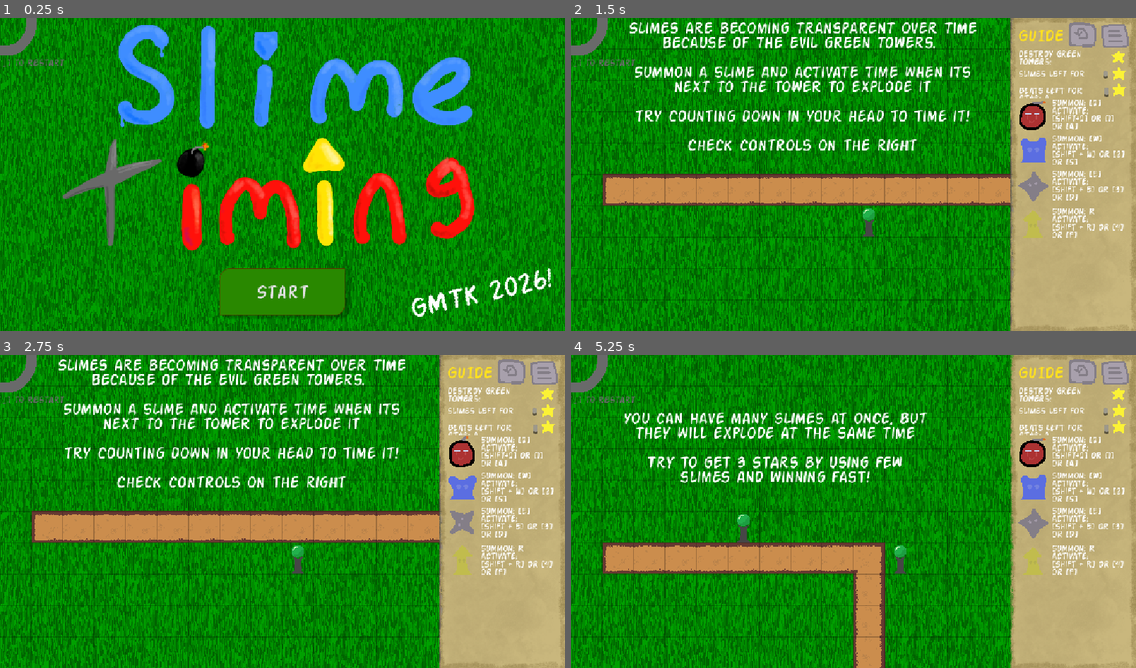
Above: before the commit, frames 1-4 (two rows, left to right).
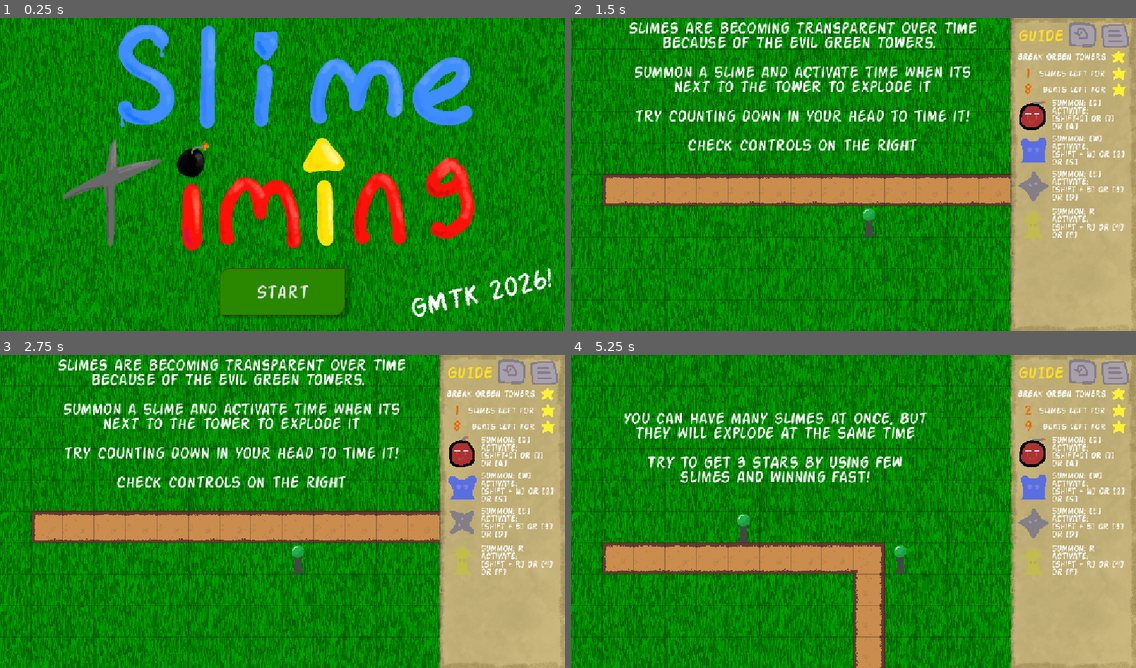
Above: after the commit, the same moments.

Repository: PeanutPiglet/SlimeTiming
Game: Godot game, scene res://levels/level_host.tscn
Same seed, same stepped clock (60 frames per second), same inputs: the game is played once before the commit and once after it.
Inputs (mouse positions are in pixels of both pictures, inside the frame that each line leads up to):
- Up to frame 1 (0.25 s): no input
- Up to frame 2 (1.5 s): click "Start" at 0.5 s; click "1" at 1.25 s
- Up to frame 3 (2.75 s): click (514, 370) at 2 s
- Up to frame 4 (5.25 s): click (1085, 370) at 2.75 s; click (1085, 370) at 3.5 s; click (1113, 373) at 4.25 s; click "2" at 5 s

The runs differ from the first frame. In frame 1, 0.4% of the frame differs, in the area x 0-12%, y 0-16%; in frame 2, 1.1%; in frame 3, 1.1%; in frame 4, 1.1%, in the area x 0-96%, y 0-26%.

Commit message:
feat: ui improvements

Diff:
--- /dev/null
+++ b/common/restart_overlay.gd
@@ -0,0 +1,21 @@
+extends Node2D
+
+func activate():
+	self.position = _get_viewport_center()
+	self.visible = true
+	$AnimationPlayer.play("rotate")
+
+func _get_viewport_center() -> Vector2:
+	#var scale : Vector2 = transform.get_scale()
+	var size: Vector2 = get_viewport_rect().size;
+	return Vector2(size[0] / 2, size[1] / 2)
+
+
+#func _on_animated_sprite_2d_animation_finished() -> void:
+	#self.visible = false
+	#pass
+
+
+func _on_animation_player_animation_finished(anim_name: StringName) -> void:
+	self.visible = false
+	pass # Replace with function body.
--- a/common/restart_overlay.tscn
+++ b/common/restart_overlay.tscn
@@ -1,5 +1,6 @@
 [gd_scene format=3 uid="uid://cecp73e47b7hk"]
 
+[ext_resource type="Script" uid="uid://bws52q6bjc5ev" path="res://common/restart_overlay.gd" id="1_3n6go"]
 [ext_resource type="Texture2D" uid="uid://cujoitwnokvu4" path="res://assets/restart_overlay/restart_overlayaseprite.png" id="1_57l2e"]
 [ext_resource type="FontFile" uid="uid://do3ekmvsagx75" path="res://font/Action_Man.ttf" id="2_3n6go"]
 
@@ -29,11 +30,50 @@
 }],
 "loop": 0,
 "name": &"default",
-"speed": 10.0
+"speed": 5.0
 }]
+
+[sub_resource type="Animation" id="Animation_3n6go"]
+length = 0.001
+tracks/0/type = "value"
+tracks/0/imported = false
+tracks/0/enabled = true
+tracks/0/path = NodePath("AnimatedSprite2D:rotation")
+tracks/0/interp = 1
+tracks/0/loop_wrap = true
+tracks/0/keys = {
+"times": PackedFloat32Array(0),
+"transitions": PackedFloat32Array(1),
+"update": 0,
+"values": [0.0]
+}
+
+[sub_resource type="Animation" id="Animation_85r64"]
+resource_name = "rotate"
+length = 0.3
+tracks/0/type = "value"
+tracks/0/imported = false
+tracks/0/enabled = true
+tracks/0/path = NodePath("AnimatedSprite2D:rotation")
+tracks/0/interp = 1
+tracks/0/loop_wrap = true
+tracks/0/keys = {
+"times": PackedFloat32Array(0, 0.3),
+"transitions": PackedFloat32Array(1, 1),
+"update": 0,
+"values": [0.0, -1.5707963267948966]
+}
+
+[sub_resource type="AnimationLibrary" id="AnimationLibrary_v82se"]
+_data = {
+&"RESET": SubResource("Animation_3n6go"),
+&"rotate": SubResource("Animation_85r64")
+}
 
 [node name="RestartOverlay" type="Node2D" unique_id=469869890]
 z_index = 200
+scale = Vector2(3, 3)
+script = ExtResource("1_3n6go")
 
 [node name="AnimatedSprite2D" type="AnimatedSprite2D" parent="." unique_id=1152366320]
 sprite_frames = SubResource("SpriteFrames_cymu5")
@@ -43,7 +83,13 @@
 offset_top = 82.0
 offset_right = 140.0
 offset_bottom = 117.0
-theme_override_colors/default_color = Color(0.4117647, 0.41568628, 0.41568628, 1)
+theme_override_colors/default_color = Color(0.8871825, 0.8888493, 0.8888488, 1)
 theme_override_fonts/normal_font = ExtResource("2_3n6go")
 theme_override_font_sizes/normal_font_size = 20
 text = "press [P] or [↓] to restart"
+
+[node name="AnimationPlayer" type="AnimationPlayer" parent="." unique_id=374503864]
+libraries/ = SubResource("AnimationLibrary_v82se")
+
+[connection signal="animation_finished" from="AnimatedSprite2D" to="." method="_on_animated_sprite_2d_animation_finished"]
+[connection signal="animation_finished" from="AnimationPlayer" to="." method="_on_animation_player_animation_finished"]
--- a/common/sidebar.gd
+++ b/common/sidebar.gd
@@ -24,10 +24,8 @@
 		b = 0
 		$star2.visible = false
 
-	$Troops.text = "Slimes left for star: " + str(t)
-	$Beats.text = "Beats left for star: " + str(b)
-
-
+	$Troops.text = "%d" % t
+	$Beats.text = "%d" % b
 
 
 func _on_burger_pressed() -> void:
--- a/common/sidebar.tscn
+++ b/common/sidebar.tscn
@@ -201,28 +201,50 @@
 [Shift + R] or [4] or [F]"
 
 [node name="RichTextLabel2" type="RichTextLabel" parent="." unique_id=8766539]
-offset_left = -111.0
-offset_top = -253.0
-offset_right = 74.0
-offset_bottom = -219.0
-theme = ExtResource("4_i141i")
-text = "Destroy Green towers:"
+offset_left = -113.0
+offset_top = -247.0
+offset_right = 90.0
+offset_bottom = -213.0
+theme = ExtResource("4_i141i")
+text = "break Green towers"
 
 [node name="Beats" type="RichTextLabel" parent="." unique_id=1175343161]
-offset_left = -110.0
-offset_top = -178.0
-offset_right = 73.0
-offset_bottom = -158.0
-theme = ExtResource("4_i141i")
-text = "Beats Left: "
-
-[node name="Troops" type="RichTextLabel" parent="." unique_id=1474357132]
-offset_left = -111.0
-offset_top = -212.0
-offset_right = 71.0
-offset_bottom = -196.0
-theme = ExtResource("4_i141i")
-text = "Troops Left:"
+offset_left = -170.0
+offset_top = -185.0
+offset_right = -12.0
+offset_bottom = -146.0
+theme = ExtResource("4_i141i")
+theme_override_colors/default_color = Color(0.91579354, 0.40096954, 1.92523e-07, 1)
+theme_override_font_sizes/normal_font_size = 30
+text = "N"
+horizontal_alignment = 1
+
+[node name="BeatsText" type="RichTextLabel" parent="." unique_id=1360049157]
+offset_left = -62.0
+offset_top = -180.0
+offset_right = 70.0
+offset_bottom = -160.0
+theme = ExtResource("4_i141i")
+text = "beats left for"
+
+[node name="TroopsText" type="RichTextLabel" parent="." unique_id=1474357132]
+offset_left = -69.0
+offset_top = -213.0
+offset_right = 72.0
+offset_bottom = -197.0
+theme = ExtResource("4_i141i")
+text = "slimes left for"
+
+[node name="Troops" type="RichTextLabel" parent="." unique_id=876734949]
+offset_left = -139.0
+offset_top = -217.0
+offset_right = -43.0
+offset_bottom = -191.0
+theme = ExtResource("4_i141i")
+theme_override_colors/default_color = Color(0.91764706, 0.4, 0, 1)
+theme_override_font_sizes/normal_font_size = 30
+text = "N"
+horizontal_alignment = 1
 
 [node name="AnimatedSprite2D" type="AnimatedSprite2D" parent="." unique_id=168781169]
 position = Vector2(92, -242)
--- a/levels/level_host.tscn
+++ b/levels/level_host.tscn
@@ -17,3 +17,4 @@
 visible = false
 
 [node name="RestartOverlay" parent="." unique_id=469869890 instance=ExtResource("4_ig25t")]
+visible = false
--- a/scripts/level_host.gd
+++ b/scripts/level_host.gd
@@ -124,6 +124,7 @@
 
 func restart_level():
 	$Popup.deactivate()
+	$RestartOverlay.activate()
 	var next_level_path = "res://levels/level" + str(current_level) + ".tscn"
 	load_level(next_level_path)
 
Not shown, added: common/restart_overlay.gd.uid
Not shown, added: README.md
Not shown, changed: assets/grasspainter.py
